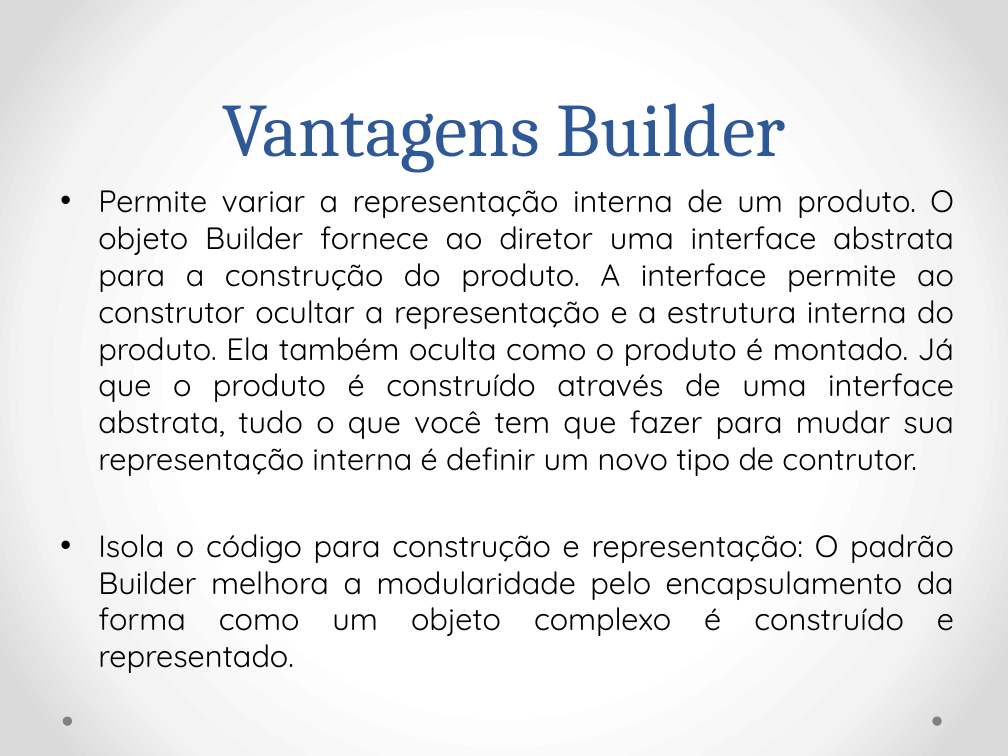
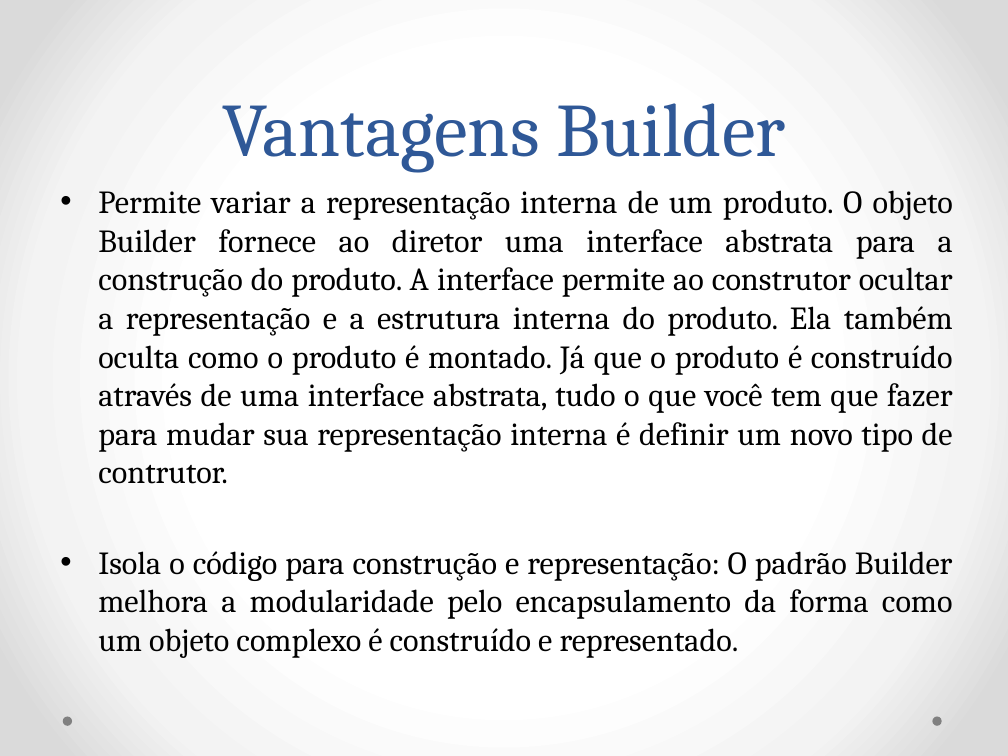
Before and after one commit to BrunoFelix/Restoran, a slide deck: slide 13 of Docs/Apresentação Padrões de Projetos.pptx (slide 11 before the commit). Drawn at 1008x756 pixels with LibreOffice and Linux fonts; fonts in the diff are those of the drawing. Boxes give left, top, right and bottom in pixels: in the first picture for what was removed or moved away, otherwise in the second. Text is boxed around its words. In the diff, an @@ line names an element or a change of style, - is before the commit and + after.

Commit message:
Ajuste na Apresentação de Padrão de Projetos

```diff
--- a/Docs/Apresentação Padrões de Projetos.pptx
+++ b/Docs/Apresentação Padrões de Projetos.pptx
@@ text "Permite variar a representação interna ..." at box(98, 190, 953, 658): size 22 to 23 pt, font Quicksand to Cambria @@
```
Also in this commit, not shown: 8 other slides changed, 27 slides added, 7 slides removed, 1 other file.
